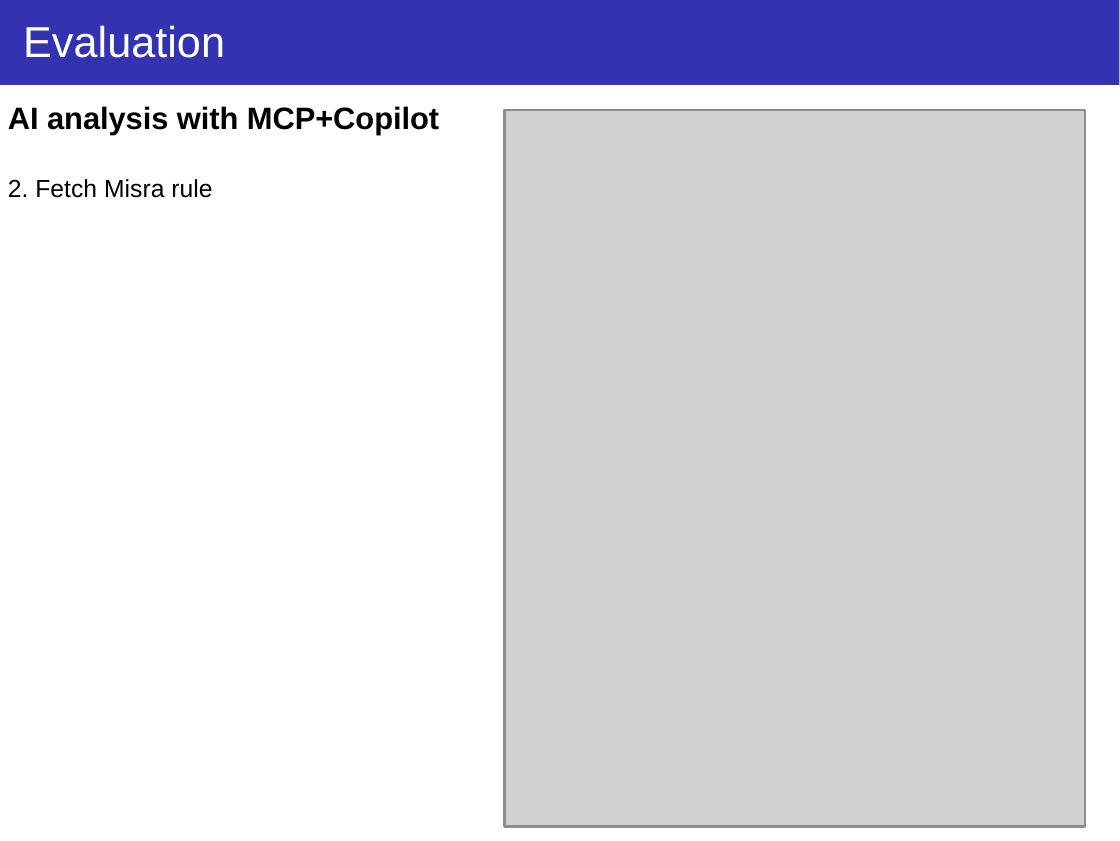
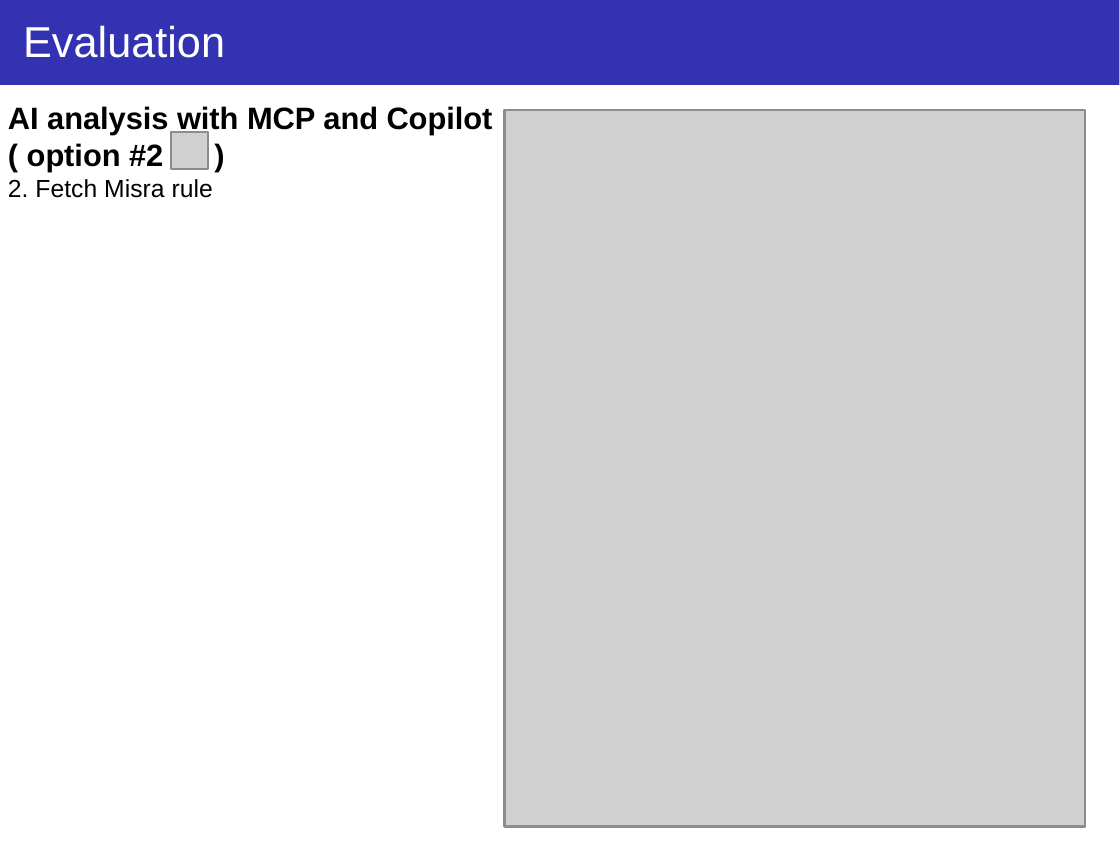
Before and after one commit to taikt/codefun, a slide deck: slide 30 of deepl/code_guard/doc/Code-Guard.pptx. Drawn at 1120x841 pixels with LibreOffice and Linux fonts; fonts in the diff are those of the drawing; grey boxes stand for pictures. Boxes give left, top, right and bottom in pixels: in the first picture for what was removed or moved away, otherwise in the second. Text is boxed around its words. In the diff, an @@ line names an element or a change of style, - is before the commit and + after.

```diff
--- a/deepl/code_guard/doc/Code-Guard.pptx
+++ b/deepl/code_guard/doc/Code-Guard.pptx
@@ text at <box>8,106,493,171</box>: text changed @@
-AI analysis with MCP+Copilot
+AI analysis with MCP and Copilot
+( option #2 )
@@ picture added at <box>171,133,209,171</box> @@
```
Also in this commit, not shown: 17 other slides changed.
